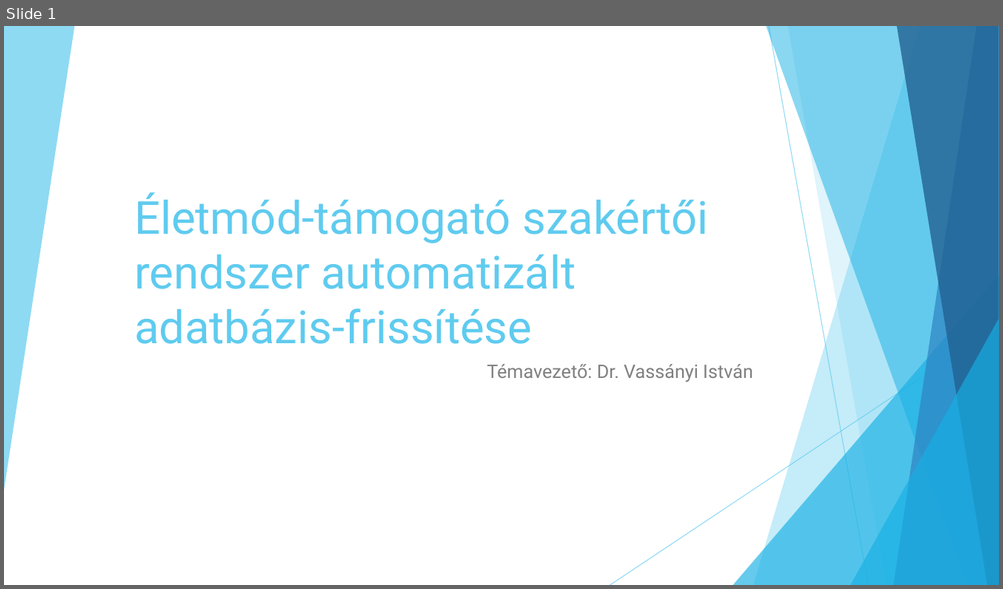
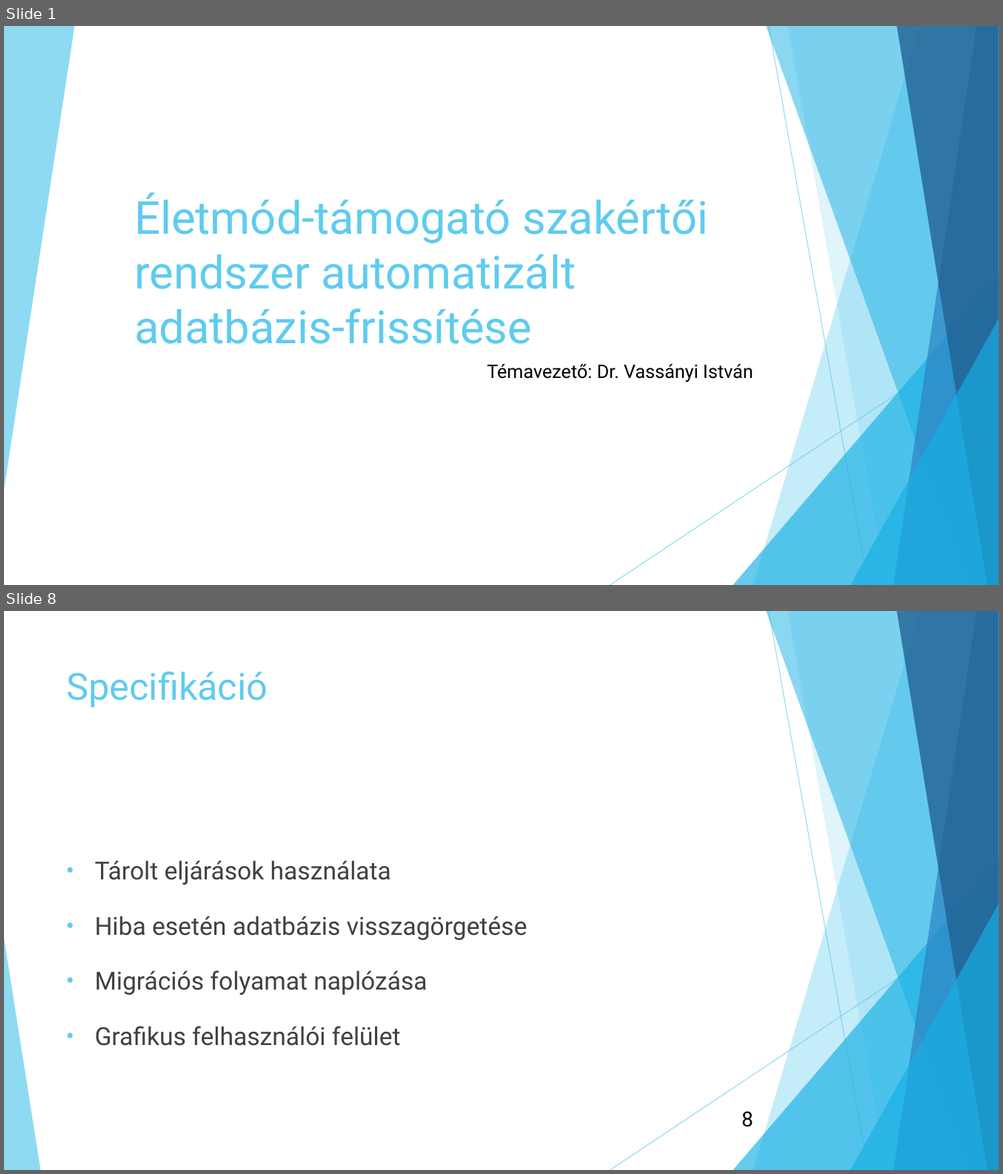
Before and after one commit to tobikjanos/Mernoki_tervezes, a slide deck: 01_MASTER/01_Doc/Szakdolgozat_prezentáció.pptx. Shown one above the other, each under a label of ours: slide 1 before the commit, slides 1 and 8 after it; the slides between them are not shown. The pictures are 1003x589 and 1003x1174 pixels, drawn with LibreOffice and Linux fonts; fonts in the diff are those of the drawing. Boxes give left, top, right and bottom in pixels: in the first picture for what was removed or moved away, otherwise in the second. Text is boxed around its words. In the diff, an @@ line names an element or a change of style, - is before the commit and + after.

```diff
--- a/01_MASTER/01_Doc/Szakdolgozat_prezentáció.pptx
+++ b/01_MASTER/01_Doc/Szakdolgozat_prezentáció.pptx
@@ slide 8 added at box(4, 611, 999, 1170), background #FFFFFF; not listed: 9 template elements that a slide beside it also shows @@
@@ title added at box(67, 671, 268, 707), 36 pt, text #5FCBEF @@
+Specifikáció
@@ text added at box(95, 861, 527, 1046), 24 pt, text #404040 @@
+• Tárolt eljárások használata
+• Hiba esetén adatbázis visszagörgetése
+• Migrációs folyamat naplózása
+• Grafikus felhasználói felület
@@ triangle added at box(4, 939, 40, 1170), fill #5FCBEF at 70% opacity @@
@@ page number added at box(741, 1111, 753, 1128), 20 pt, text #000000 @@
+8
@@ slide 1 changed as well @@
@@ subtitle "Témavezető: Dr. Vassányi István" at box(486, 364, 753, 383): text colour #808080 to #000000 @@
```
Also in this commit, not shown: 12 other slides added, 3 other files.
